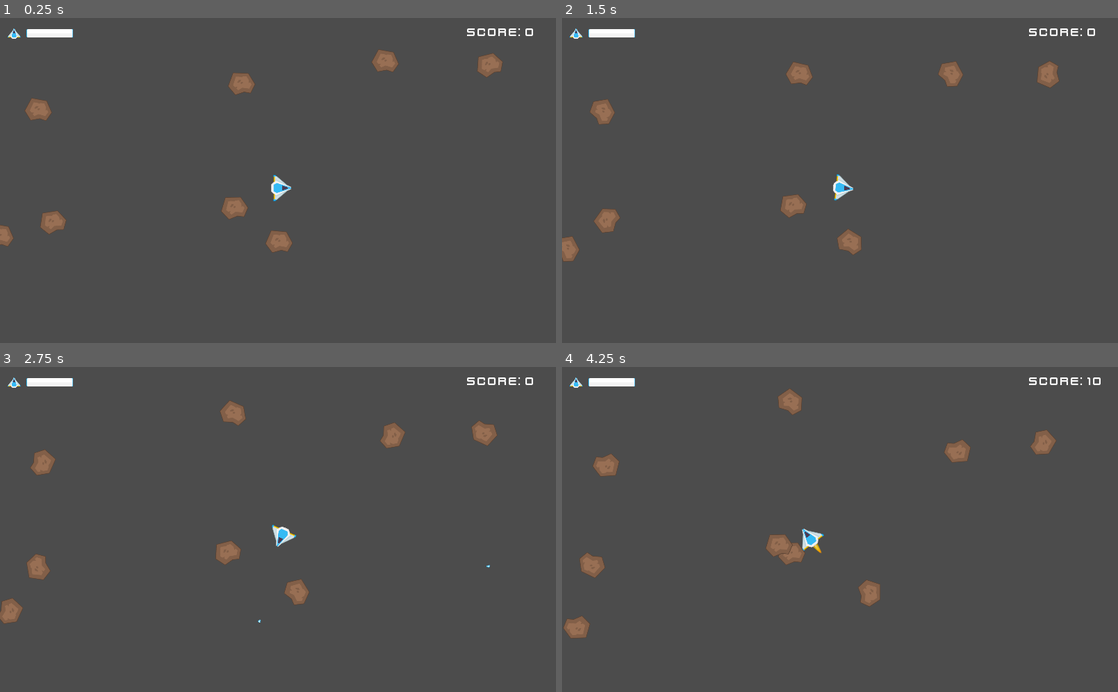
Above: before the commit, frames 1-4 (two rows, left to right).
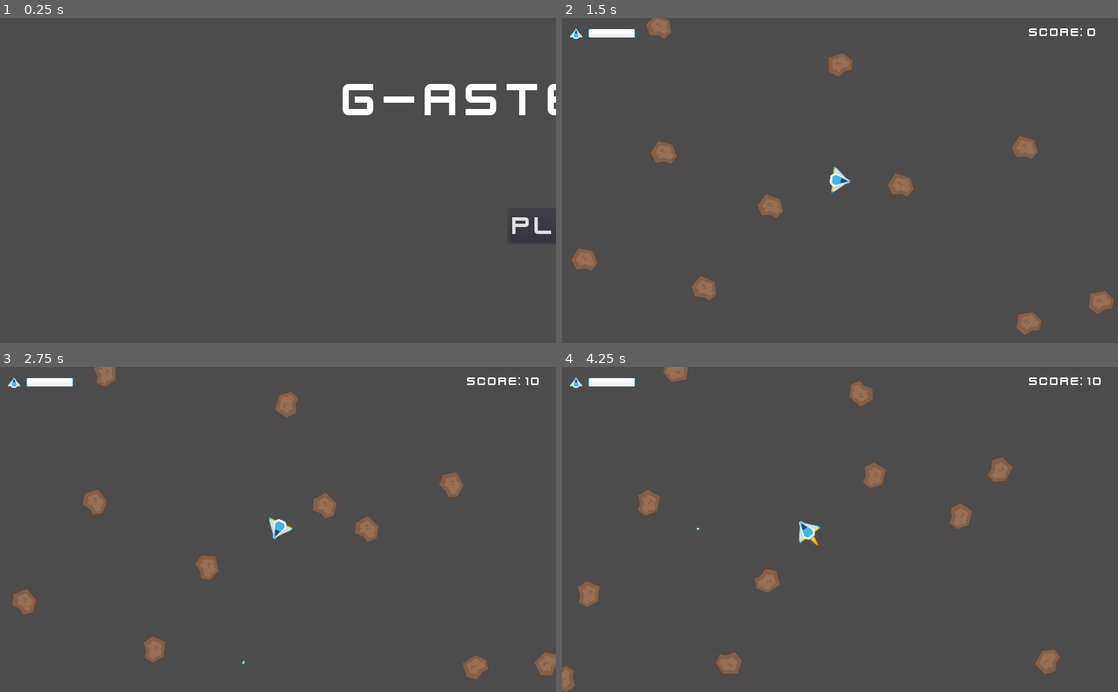
Above: after the commit, the same moments.

Repository: cscazorla/godot-asteroids
Game: Godot game, scene res://scenes/Main.tscn
Same seed, same stepped clock (60 frames per second), same inputs: the game is played once before the commit and once after it. Before the commit the project starts from res://scenes/Test.tscn.
Inputs (mouse positions are in pixels of both pictures, inside the frame that each line leads up to):
- Up to frame 1 (0.25 s): no input
- Up to frame 2 (1.5 s): click (840, 226) at 0.5 s, where only the run after the commit has a clickable "Play"; hold Right (ui_right) from 1.28 s (still down)
- Up to frame 3 (2.75 s): tap Space (ui_select) at 1.52, 2.27 s; release Right (ui_right) at 2.03 s; hold Left (ui_left) from 2.03 s (still down)
- Up to frame 4 (4.25 s): release Left (ui_left) at 2.78 s; hold Right (ui_right) 2.78-3.53 s; hold Up (ui_up) from 3.53 s (still down); tap Space (ui_select) at 3.77 s

The runs differ from the first frame. In frame 1, 3.9% of the frame differs, in the area x 0-100%, y 3-73%; in frame 2, 4.3%; in frame 3, 4.5%; in frame 4, 4.7%, in the area x 0-90%, y 0-100%.

Commit message:
Add a system of screens to show the welcome and gameover messages.

Diff:
--- a/project.godot
+++ b/project.godot
@@ -11,7 +11,7 @@
 [application]
 
 config/name="Asteroids"
-run/main_scene="res://scenes/Test.tscn"
+run/main_scene="res://scenes/Main.tscn"
 config/icon="res://icon.png"
 
 [display]
--- a/scenes/Bullet.gd
+++ b/scenes/Bullet.gd
@@ -1,7 +1,7 @@
 extends Area2D
 
 var velocity = Vector2.RIGHT
-var speed = 300
+var speed = 500
 
 # Signals
 signal hit_asteroid(asteroid)
--- a/scenes/HUD.tscn
+++ b/scenes/HUD.tscn
@@ -8,10 +8,6 @@
 
 [sub_resource type="DynamicFont" id=1]
 size = 22
-font_data = ExtResource( 1 )
-
-[sub_resource type="DynamicFont" id=3]
-size = 131
 font_data = ExtResource( 1 )
 
 [sub_resource type="DynamicFont" id=2]
@@ -43,23 +39,6 @@
 scale = Vector2( 0.25, 0.25 )
 texture = ExtResource( 3 )
 
-[node name="GameOverLabel" type="Label" parent="."]
-visible = false
-anchor_left = 0.5
-anchor_top = 0.5
-anchor_right = 0.5
-anchor_bottom = 0.5
-margin_left = -469.0
-margin_top = -74.0
-margin_right = 469.0
-margin_bottom = 74.0
-custom_fonts/font = SubResource( 3 )
-text = "Game Over"
-align = 1
-__meta__ = {
-"_edit_use_anchors_": false
-}
-
 [node name="HealthBar" type="ProgressBar" parent="."]
 margin_left = 49.0
 margin_top = 20.0
--- a/scenes/Test.gd
+++ b/scenes/Main.gd
@@ -1,23 +1,40 @@
 extends Node2D
 
 # Exports
-export (int) var initial_asteroids = 8
+export (int) var initial_asteroids = 10
 export (int) var seconds_to_spawn_health_power_up = 15
 
 # Internal variables
-var score = 0
+var score
 var screen_size
 
 # Preloads
 var Bullet = preload("res://scenes/Bullet.tscn")
 var Asteroid = preload("res://scenes/Asteroid.tscn")
 var PowerupHealth = preload("res://scenes/PowerupHealth.tscn")
+var Player = preload("res://scenes/Player.tscn")
+var HUD = preload("res://scenes/HUD.tscn")
 
 func _ready():
 	randomize()
 	screen_size = get_viewport_rect().size
+	if $Screens.connect("start_game", self, "new_game") != OK:
+		print("Error connecting to the star game signal")
 
-	# Setup signals
+func new_game():
+	score = 0
+	create_player(100)
+	create_hud()
+	create_asteroids(initial_asteroids)
+	create_powerups()
+
+func create_player(life):
+	var player = Player.instance()
+	player.init(life)
+	add_child(player)
+	player.position.x = screen_size.x/2
+	player.position.y = screen_size.y/2
+
 	if $Player.connect("shoot", self, "_on_player_shoot") != OK:
 		print("Error connecting to the player shoot signal")
 	if $Player.connect("player_crashes_into_asteroid", self, "_on_player_crashes_into_asteroid") != OK:
@@ -26,21 +43,27 @@
 		print("Error connecting to the player picking up health signal")
 	if $Player.connect("gameover", self, "_on_gameover") != OK:
 		print("Error connecting to the dissappear timeout signal")
-	if $SpawnPowerUpTimer.connect("timeout", self, "_on_spawn_powerup_timer_timeout") != OK:
-		print("Error connecting to the dissappear timeout signal")
 
-	# Setup HUD
+func create_hud():
+	add_child(HUD.instance())
 	$HUD.update_score(score)
 	$HUD.update_player_health_bar($Player.life)
 
-	# Instantiate some asteroids
-	init_asteroids(initial_asteroids)
+func create_powerups():
+	var spawn_health_powerup_timer = Timer.new()
+	spawn_health_powerup_timer.set_wait_time(seconds_to_spawn_health_power_up)
+	if spawn_health_powerup_timer.connect("timeout", self, "_on_spawn_powerup_timer_timeout") != OK:
+		print("Error connecting to the health power-up dissappear timeout signal")
+	add_child(spawn_health_powerup_timer)
+	spawn_health_powerup_timer.start()
 
-	# Setup timer to spawn power-ups
-	$SpawnPowerUpTimer.set_wait_time(seconds_to_spawn_health_power_up)
-	$SpawnPowerUpTimer.start()
+func clean_up_asteroids():
+	var asteroids = get_tree().get_nodes_in_group("asteroids")
+	for asteroid in asteroids:
+		asteroid.queue_free()
 
-func init_asteroids(amount):
+func create_asteroids(amount):
+	clean_up_asteroids()
 	for i in amount:
 		init_asteroid()
 
@@ -52,6 +75,10 @@
 	var linear_velocity = Vector2(rand_range(-1.0, 1.0) * 20, rand_range(-1.0, 1.0) * 20)
 	var angular_velocity = rand_range(-1.0, 1.0)
 	a.init(5, Vector2(x,y), linear_velocity, angular_velocity)
+
+func destroy_resources():
+	$HUD.queue_free()
+	$Player.queue_free()
 
 func _on_player_shoot(direction, location):
 	var b = Bullet.instance()
@@ -81,8 +108,8 @@
 	powerup_health.queue_free()
 
 func _on_gameover():
-	$HUD.show_game_over_msg()
-	$Player.queue_free()
+	destroy_resources()
+	$Screens.game_over()
 
 func _on_spawn_powerup_timer_timeout():
 	var random_position = Vector2(rand_range(0, 1.0) * screen_size.x, rand_range(0, 1.0) * screen_size.y)
--- /dev/null
+++ b/scenes/Main.tscn
@@ -0,0 +1,14 @@
+[gd_scene load_steps=4 format=2]
+
+[ext_resource path="res://scenes/UI/Screens.tscn" type="PackedScene" id=1]
+[ext_resource path="res://scenes/ShakeCamera.tscn" type="PackedScene" id=2]
+[ext_resource path="res://scenes/Main.gd" type="Script" id=3]
+
+[node name="Main" type="Node2D"]
+script = ExtResource( 3 )
+
+[node name="Screens" parent="." instance=ExtResource( 1 )]
+
+[node name="ShakeCamera" parent="." instance=ExtResource( 2 )]
+position = Vector2( 512, 300 )
+current = true
--- a/scenes/Player.gd
+++ b/scenes/Player.gd
@@ -27,10 +27,12 @@
 var screen_size
 
 func _ready():
-	life = max_life
 	screen_size = get_viewport_rect().size
 	if connect("area_entered", self, "_on_area_entered") != OK:
 		print("Error connecting to the area entered signal")
+
+func init(_life):
+	life = _life
 
 func get_input():
 	$ParticlesThrust.emitting = false
@@ -88,5 +90,5 @@
 		linear_velocity -= area.linear_velocity.normalized() * (linear_velocity.length() * 0.5)
 		emit_signal("player_crashes_into_asteroid", area, shake_effect)
 	if area.is_in_group("powerup_healths"):
-		increase_life(0.1 * max_life)
+		increase_life(life_steps)
 		emit_signal("player_picks_up_health", area)
--- a/scenes/Test.tscn
+++ /dev/null
@@ -1,20 +0,0 @@
-[gd_scene load_steps=5 format=2]
-
-[ext_resource path="res://scenes/Player.tscn" type="PackedScene" id=1]
-[ext_resource path="res://scenes/ShakeCamera.tscn" type="PackedScene" id=2]
-[ext_resource path="res://scenes/Test.gd" type="Script" id=3]
-[ext_resource path="res://scenes/HUD.tscn" type="PackedScene" id=4]
-
-[node name="Test" type="Node2D"]
-script = ExtResource( 3 )
-
-[node name="Player" parent="." instance=ExtResource( 1 )]
-position = Vector2( 518, 314 )
-
-[node name="HUD" parent="." instance=ExtResource( 4 )]
-
-[node name="ShakeCamera" parent="." instance=ExtResource( 2 )]
-position = Vector2( 512, 300 )
-current = true
-
-[node name="SpawnPowerUpTimer" type="Timer" parent="."]
--- /dev/null
+++ b/scenes/UI/BaseScreen.gd
@@ -0,0 +1,16 @@
+extends CanvasLayer
+
+onready var tween = $Tween
+onready var buttons = get_tree().get_nodes_in_group("buttons")
+
+func appear():
+	for button in buttons:
+		button.set_disabled(false)
+	tween.interpolate_property(self, "offset:x", 1024, 0, 0.5, Tween.TRANS_BACK, Tween.EASE_IN_OUT)
+	tween.start()
+
+func disappear():
+	for button in buttons:
+		button.set_disabled(true)
+	tween.interpolate_property(self, "offset:x", 0, 1024, 0.5, Tween.TRANS_BACK, Tween.EASE_IN_OUT)
+	tween.start()
--- /dev/null
+++ b/scenes/UI/BaseScreen.tscn
@@ -0,0 +1,47 @@
+[gd_scene load_steps=4 format=2]
+
+[ext_resource path="res://assets/Bonus/kenvector_future.ttf" type="DynamicFontData" id=1]
+[ext_resource path="res://scenes/UI/BaseScreen.gd" type="Script" id=2]
+
+[sub_resource type="DynamicFont" id=1]
+size = 91
+font_data = ExtResource( 1 )
+
+[node name="BaseScreen" type="CanvasLayer"]
+offset = Vector2( 1024, 0 )
+transform = Transform2D( 1, 0, 0, 1, 1024, 0 )
+script = ExtResource( 2 )
+
+[node name="MarginContainer" type="MarginContainer" parent="."]
+anchor_right = 1.0
+anchor_bottom = 1.0
+custom_constants/margin_right = 20
+custom_constants/margin_top = 100
+custom_constants/margin_left = 20
+custom_constants/margin_bottom = 100
+__meta__ = {
+"_edit_use_anchors_": false
+}
+
+[node name="VBoxContainer" type="VBoxContainer" parent="MarginContainer"]
+margin_left = 20.0
+margin_top = 100.0
+margin_right = 1004.0
+margin_bottom = 500.0
+custom_constants/separation = 150
+
+[node name="Label" type="Label" parent="MarginContainer/VBoxContainer"]
+margin_right = 984.0
+margin_bottom = 103.0
+custom_fonts/font = SubResource( 1 )
+text = "Title"
+align = 1
+
+[node name="Buttons" type="HBoxContainer" parent="MarginContainer/VBoxContainer"]
+margin_top = 253.0
+margin_right = 984.0
+margin_bottom = 253.0
+custom_constants/separation = 50
+alignment = 1
+
+[node name="Tween" type="Tween" parent="."]
--- /dev/null
+++ b/scenes/UI/GameOverScreen.tscn
@@ -0,0 +1,23 @@
+[gd_scene load_steps=4 format=2]
+
+[ext_resource path="res://scenes/UI/BaseScreen.tscn" type="PackedScene" id=1]
+[ext_resource path="res://assets/Bonus/kenvector_future.ttf" type="DynamicFontData" id=2]
+
+[sub_resource type="DynamicFont" id=1]
+size = 49
+font_data = ExtResource( 2 )
+
+[node name="GameOverScreen" instance=ExtResource( 1 )]
+
+[node name="Label" parent="MarginContainer/VBoxContainer" index="0"]
+text = "Game over"
+
+[node name="Buttons" parent="MarginContainer/VBoxContainer" index="1"]
+margin_bottom = 315.0
+
+[node name="Play" type="Button" parent="MarginContainer/VBoxContainer/Buttons" index="0" groups=["buttons"]]
+margin_left = 404.0
+margin_right = 579.0
+margin_bottom = 62.0
+custom_fonts/font = SubResource( 1 )
+text = "Play"
--- /dev/null
+++ b/scenes/UI/Screens.gd
@@ -0,0 +1,37 @@
+extends Node
+
+signal start_game
+
+var current_screen = null
+
+func _ready():
+	register_buttons()
+	change_screen($TitleScreen)
+
+func register_buttons():
+	var buttons = get_tree().get_nodes_in_group("buttons")
+	for button in buttons:
+		button.connect("pressed", self, "_on_button_pressed", [button.name])
+
+func _on_button_pressed(name):
+	match name:
+		"Home":
+			change_screen($TitleScreen)
+		"Play":
+			change_screen(null)
+			yield(get_tree().create_timer(0.5), "timeout")
+			emit_signal("start_game")
+
+func change_screen(new_screen):
+	if current_screen:
+		current_screen.disappear()
+		yield(current_screen.tween, "tween_completed")
+
+	current_screen = new_screen
+
+	if new_screen:
+		current_screen.appear()
+		yield(current_screen.tween, "tween_completed")
+
+func game_over():
+	change_screen($GameOverScreen)
--- /dev/null
+++ b/scenes/UI/Screens.tscn
@@ -0,0 +1,12 @@
+[gd_scene load_steps=4 format=2]
+
+[ext_resource path="res://scenes/UI/TitleScreen.tscn" type="PackedScene" id=1]
+[ext_resource path="res://scenes/UI/GameOverScreen.tscn" type="PackedScene" id=2]
+[ext_resource path="res://scenes/UI/Screens.gd" type="Script" id=3]
+
+[node name="Screens" type="Node"]
+script = ExtResource( 3 )
+
+[node name="TitleScreen" parent="." instance=ExtResource( 1 )]
+
+[node name="GameOverScreen" parent="." instance=ExtResource( 2 )]
--- /dev/null
+++ b/scenes/UI/TitleScreen.tscn
@@ -0,0 +1,23 @@
+[gd_scene load_steps=4 format=2]
+
+[ext_resource path="res://scenes/UI/BaseScreen.tscn" type="PackedScene" id=1]
+[ext_resource path="res://assets/Bonus/kenvector_future.ttf" type="DynamicFontData" id=2]
+
+[sub_resource type="DynamicFont" id=1]
+size = 49
+font_data = ExtResource( 2 )
+
+[node name="TitleScreen" instance=ExtResource( 1 )]
+
+[node name="Label" parent="MarginContainer/VBoxContainer" index="0"]
+text = "G-Asteroids"
+
+[node name="Buttons" parent="MarginContainer/VBoxContainer" index="1"]
+margin_bottom = 315.0
+
+[node name="Play" type="Button" parent="MarginContainer/VBoxContainer/Buttons" index="0" groups=["buttons"]]
+margin_left = 404.0
+margin_right = 579.0
+margin_bottom = 62.0
+custom_fonts/font = SubResource( 1 )
+text = "Play"
Not shown: 1 places in scenes/HUD.tscn that only renumber resources
